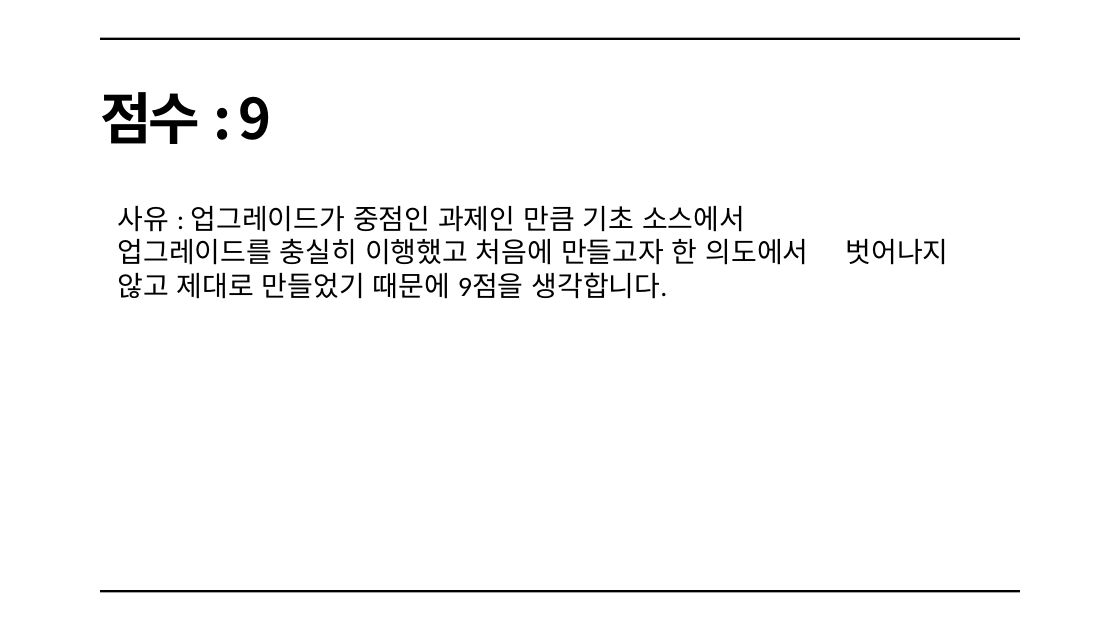
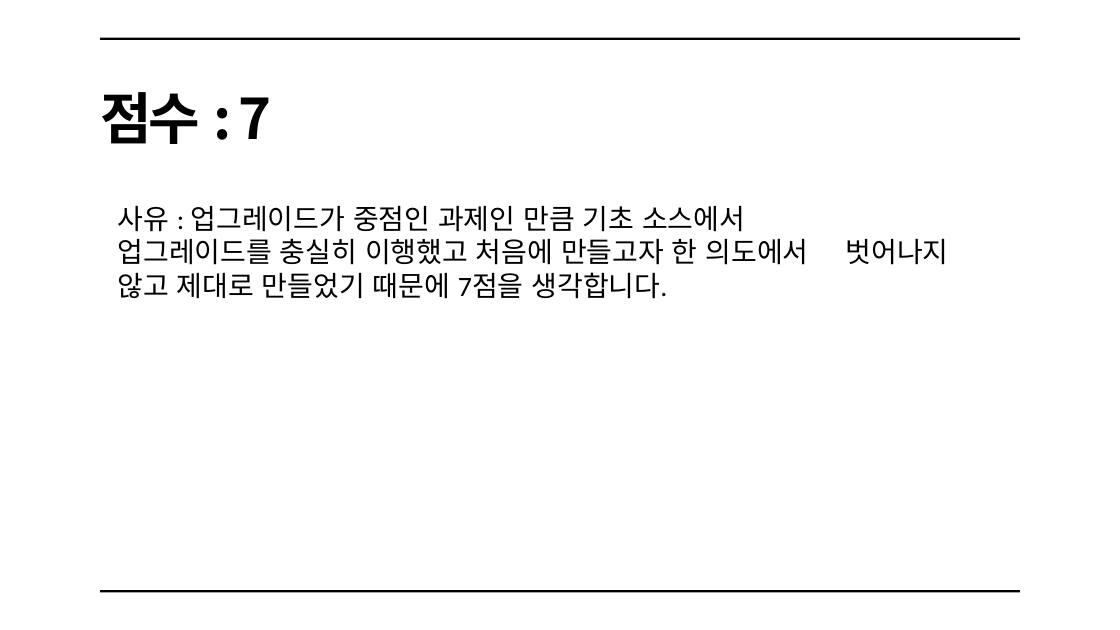
Before and after one commit to qkrtkdals962/gamp, a slide deck: slide 22 of 게임프로그래밍.pptx. Drawn at 1120x630 pixels with LibreOffice and Linux fonts; fonts in the diff are those of the drawing. Boxes give left, top, right and bottom in pixels: in the first picture for what was removed or moved away, otherwise in the second. Text is boxed around its words. In the diff, an @@ line names an element or a change of style, - is before the commit and + after.

```diff
--- a/게임프로그래밍.pptx
+++ b/게임프로그래밍.pptx
@@ text at (x1=100, y1=92, x2=272, y2=144): text changed @@
-점수 : 9
+점수 : 7
@@ text at (x1=118, y1=206, x2=809, y2=299): text changed @@
-사유 : 업그레이드가 중점인 과제인 만큼 기초 소스에서 업그레이드를 충실히 이행했고 처음에 만들고자 한 의도에서 벗어나지 않고 제대로 만들었기 때문에 9점을 생각합니다.
+사유 : 업그레이드가 중점인 과제인 만큼 기초 소스에서 업그레이드를 충실히 이행했고 처음에 만들고자 한 의도에서 벗어나지 않고 제대로 만들었기 때문에 7점을 생각합니다.
```
Also in this commit, not shown: 1 other slide changed, 1 other file.
